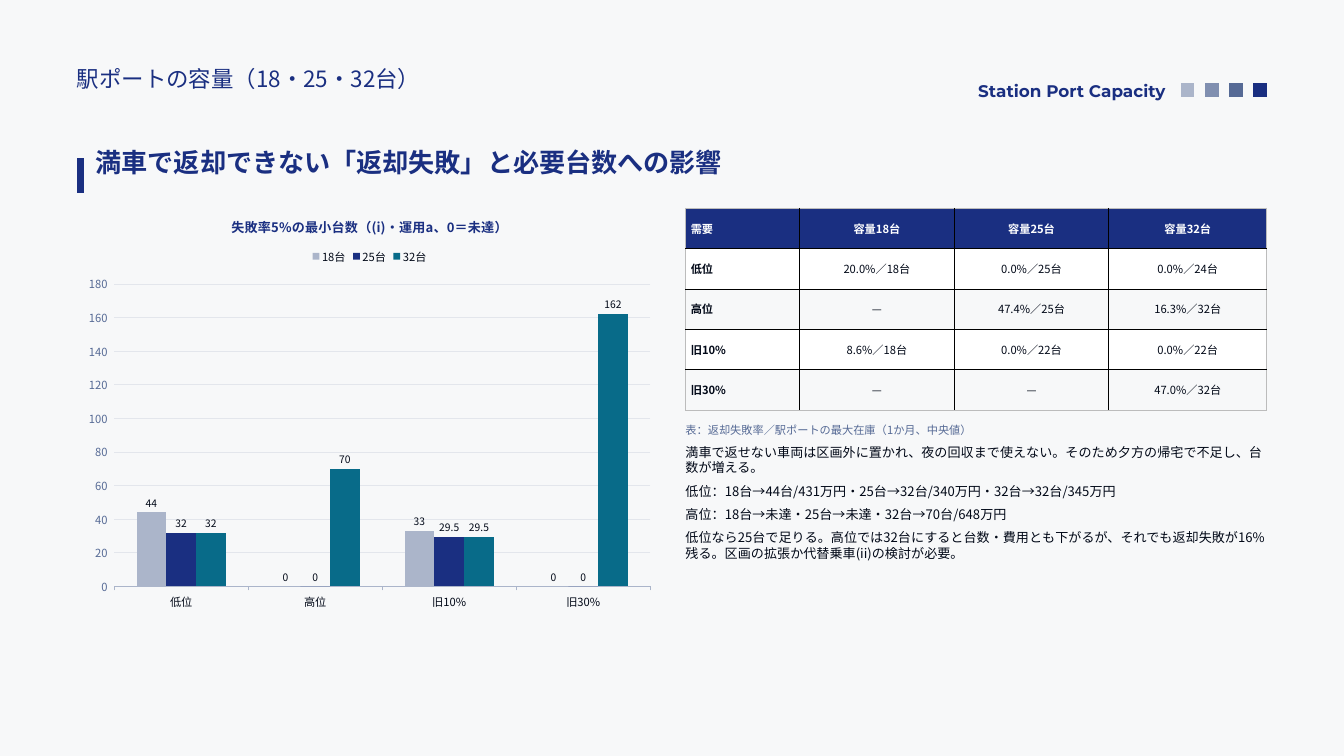
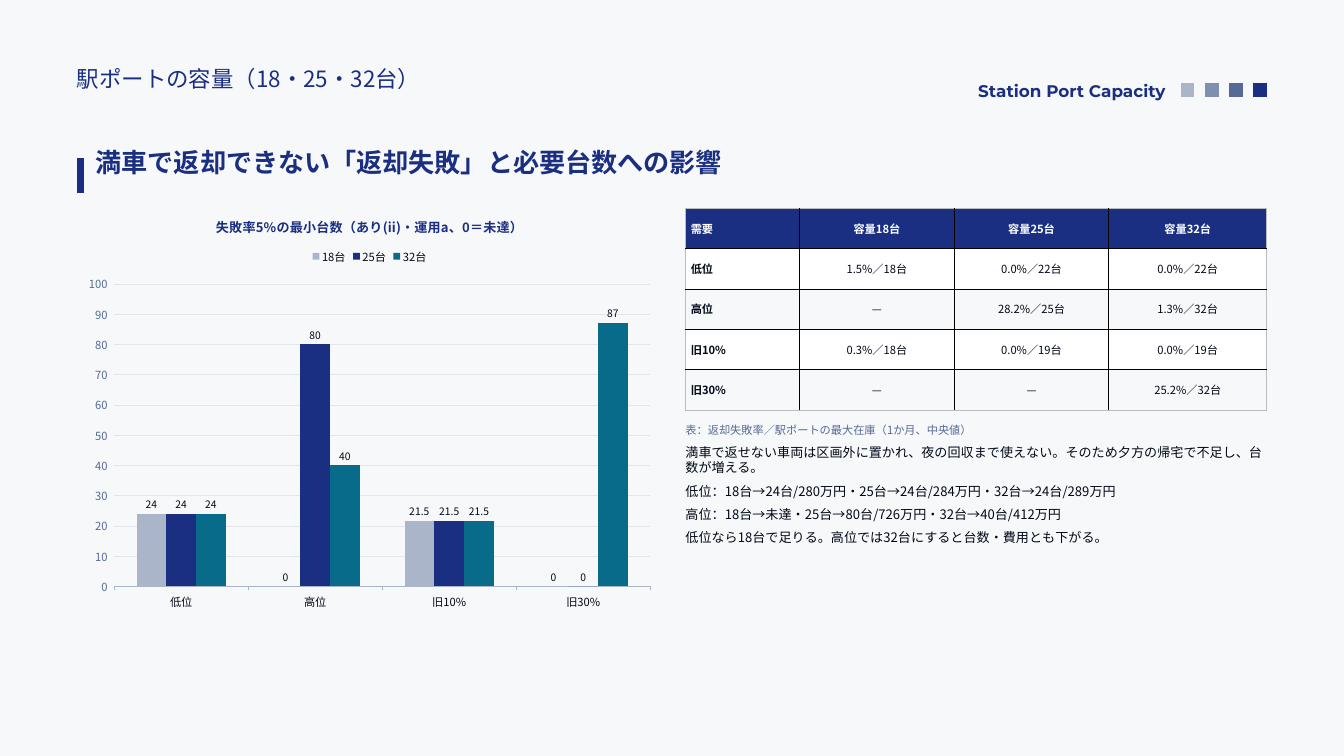
Before and after one commit to saigaeno-cmd/mikuri_sim, a slide deck: slide 10 of data/output/study/報告_モビリティシェア検討.pptx. Drawn at 1344x756 pixels with LibreOffice and Linux fonts; fonts in the diff are those of the drawing. Boxes give left, top, right and bottom in pixels: in the first picture for what was removed or moved away, otherwise in the second. Text is boxed around its words. In the diff, an @@ line names an element or a change of style, - is before the commit and + after.

```diff
--- a/data/output/study/報告_モビリティシェア検討.pptx
+++ b/data/output/study/報告_モビリティシェア検討.pptx
@@ column chart at bbox=[77, 202, 662, 618] @@
@@ title "失敗率5%の最小台数（(i)・運用a、0＝未達）" to "失敗率5%の最小台数（あり(ii)・運用a、0＝未達）" @@
@@ 18台, 低位: 44 to 24 @@
@@ 18台, 旧10%: 33 to 21.5 @@
@@ 25台, 低位: 32 to 24 @@
@@ 25台, 高位: 0 to 80 @@
@@ 25台, 旧10%: 29.5 to 21.5 @@
-32台: 32, 70, 29.5, 162
+32台: 24, 40, 21.5, 87
@@ table at bbox=[685, 208, 1267, 503] @@
-row 2: 低位 | 20.0%／18台 | 0.0%／25台 | 0.0%／24台
+row 2: 低位 | 1.5%／18台 | 0.0%／22台 | 0.0%／22台
-row 3, column 3: 47.4%／25台
+row 3, column 3: 28.2%／25台
-row 3, column 4: 16.3%／32台
+row 3, column 4: 1.3%／32台
-row 4: 旧10% | 8.6%／18台 | 0.0%／22台 | 0.0%／22台
+row 4: 旧10% | 0.3%／18台 | 0.0%／19台 | 0.0%／19台
-row 5, column 4: 47.0%／32台
+row 5, column 4: 25.2%／32台
@@ text at bbox=[685, 485, 1115, 543]: text changed @@
-低位：18台→44台/431万円・25台→32台/340万円・32台→32台/345万円
-高位：18台→未達・25台→未達・32台→70台/648万円
-低位なら25台で足りる。高位では32台にすると台数・費用とも下がるが、それでも返却失敗が16%残る。区画の拡張か代替乗車(ii)の検討が必要。
+低位：18台→24台/280万円・25台→24台/284万円・32台→24台/289万円
+高位：18台→未達・25台→80台/726万円・32台→40台/412万円
+低位なら18台で足りる。高位では32台にすると台数・費用とも下がる。
```
Also in this commit, not shown: 15 other slides changed, 6 other files.
